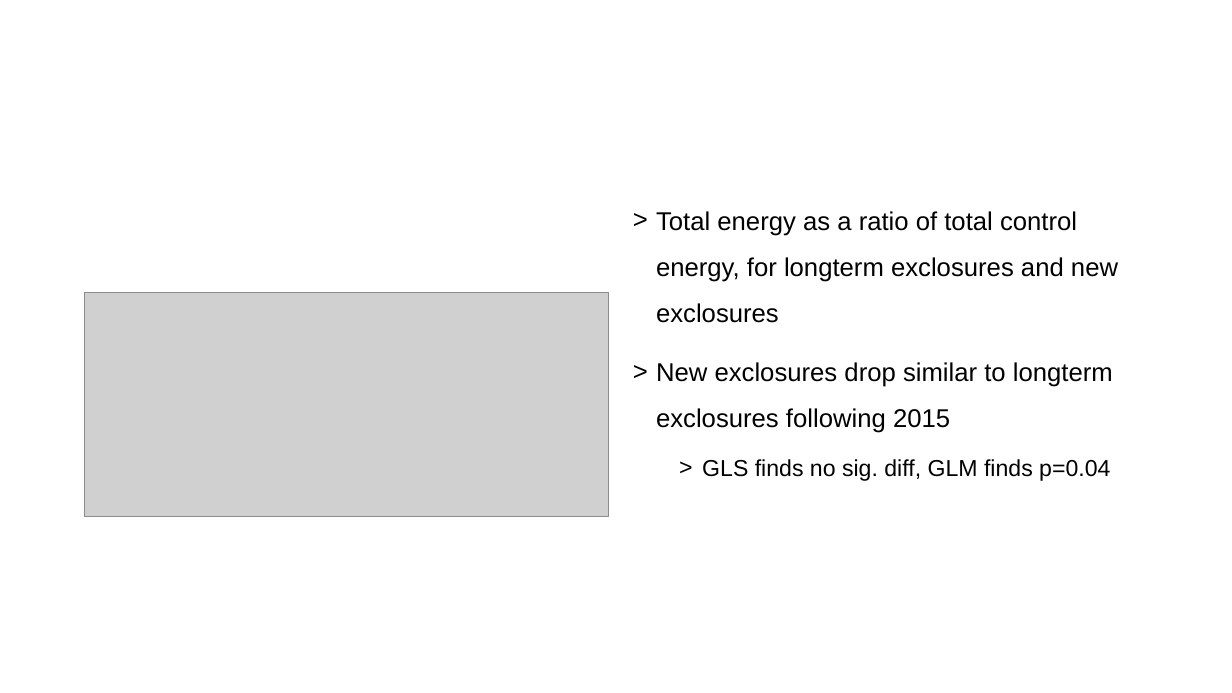
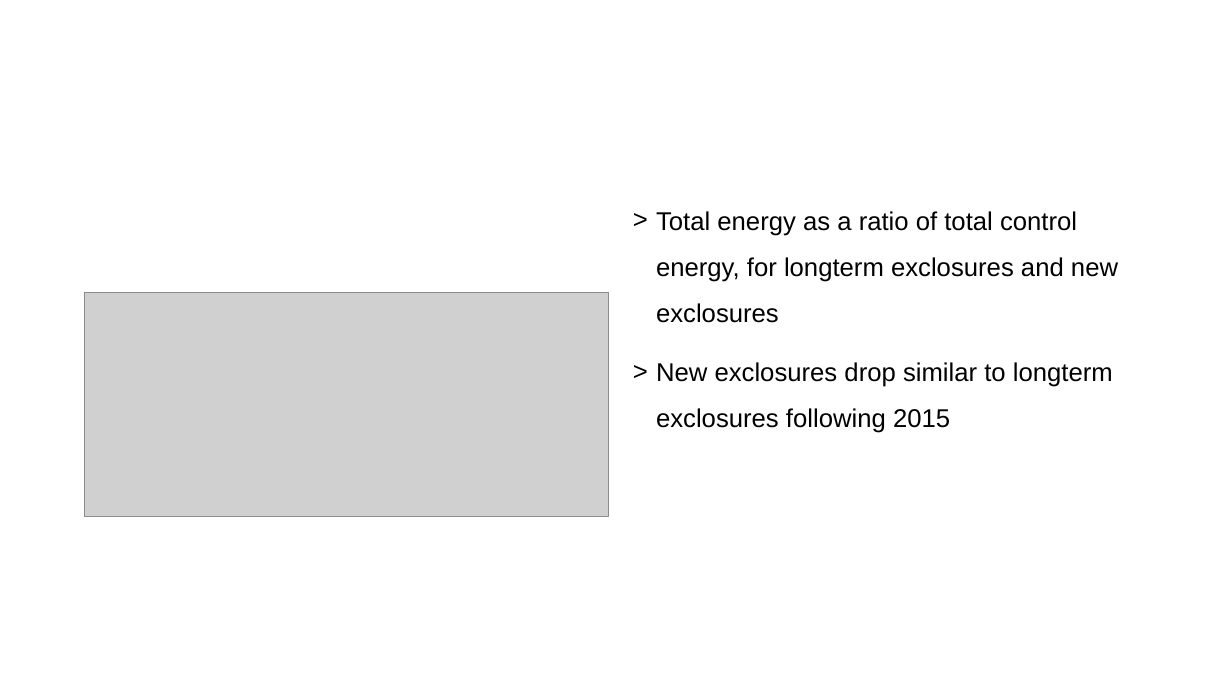
Before and after one commit to diazrenata/squareone, a slide deck: slide 15 of scaffold/old/talk_feb_2.pptx. Drawn at 1232x693 pixels with LibreOffice and Linux fonts; fonts in the diff are those of the drawing; grey boxes stand for pictures. Boxes give left, top, right and bottom in pixels: in the first picture for what was removed or moved away, otherwise in the second. Text is boxed around its words. In the diff, an @@ line names an element or a change of style, - is before the commit and + after.

```diff
--- a/scaffold/old/talk_feb_2.pptx
+++ b/scaffold/old/talk_feb_2.pptx
@@ text at [702,459,1110,481]: paragraph removed @@
-  > GLS finds no sig. diff, GLM finds p=0.04
```
Also in this commit, not shown: 4 other slides changed, 30 other files.
